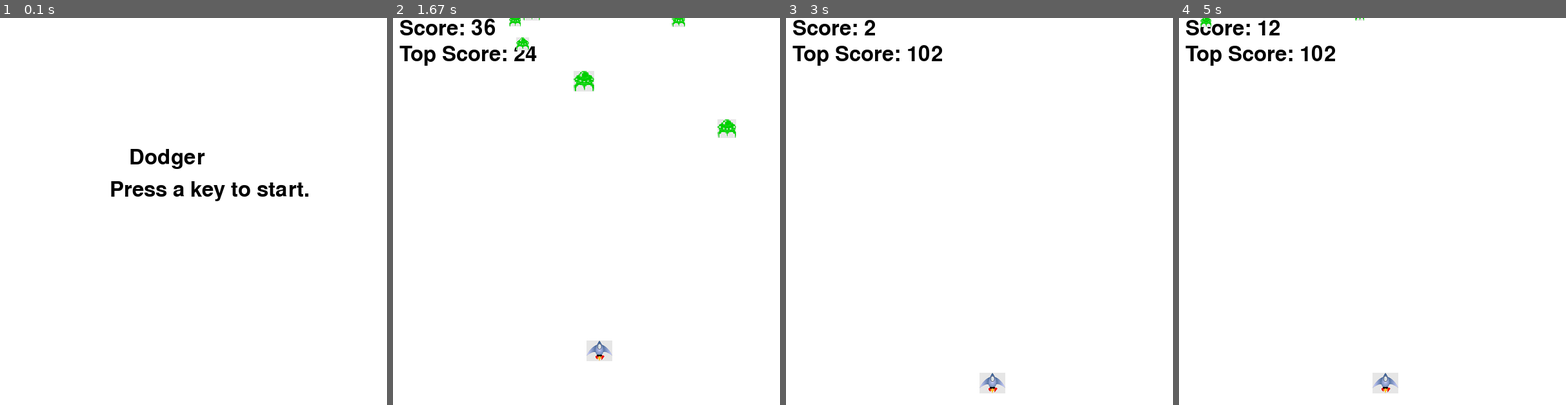
Above: before the commit, frames 1-4 (left to right).
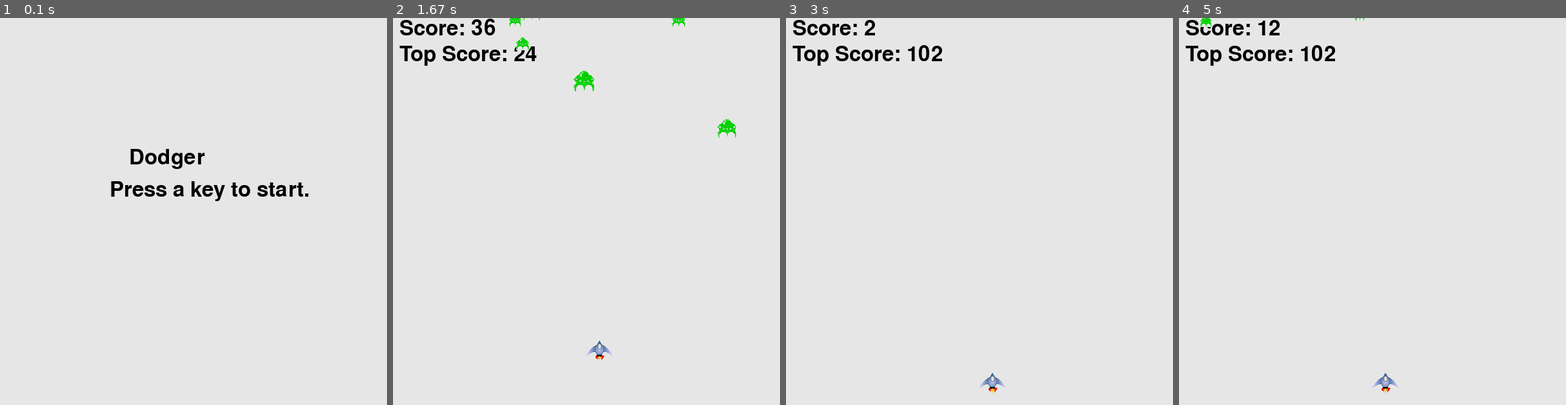
Above: after the commit, the same moments.

Repository: duochen/Python-Beginner
Game: pygame game, started from Games/Dodger/dodger.py
Same seed, same stepped clock (60 frames per second), same inputs: the game is played once before the commit and once after it.
Inputs (mouse positions are in pixels of both pictures, inside the frame that each line leads up to):
- Up to frame 1 (0.1 s): no input
- Up to frame 2 (1.67 s): tap Space at 0.33, 1.07, 1.37, 1.57 s; press the mouse at (613, 21) at 0.7 s; move the mouse to (621, 134) at 0.8 s; release the mouse at (632, 246) at 0.93 s; move the mouse to (594, 79) at 1.03 s; hold Up from 1.5 s (still down)
- Up to frame 3 (3 s): release Up at 1.8 s; hold Right 1.83-2.3 s; tap Space at 1.9, 2.2, 2.4, 2.7, 2.97 s; hold Left 2.33-2.87 s; move the mouse to (929, 346) at 2.93 s
- Up to frame 4 (5 s): hold Left 3.23-3.63 s; tap Space at 3.3, 3.6, 3.73, 4.13, 4.43, 4.8 s; hold Up 3.67-4.03 s; hold Right 4.07-4.7 s; move the mouse to (1229, 172) at 4.77 s

The runs differ from the first frame. In frame 1, 99% of the frame differs, in the area x 0-100%, y 0-100%; in frame 2, 98%; in frame 3, 99%; in frame 4, 98%.

Commit message:
check in code

Diff:
--- a/Games/Dodger/dodger.py
+++ b/Games/Dodger/dodger.py
@@ -4,13 +4,13 @@
 WINDOWWIDTH = 600
 WINDOWHEIGHT = 600
 TEXTCOLOR = (0, 0, 0)
-BACKGROUNDCOLOR = (255, 255, 255)
-FPS = 60
-BADDIEMINSIZE = 10
-BADDIEMAXSIZE = 40
-BADDIEMINSPEED = 1
-BADDIEMAXSPEED = 8
-ADDNEWBADDIERATE = 6
+BACKGROUNDCOLOR = (230, 230, 230) # (255, 255, 255)
+FPS = 60   # Number of frames per second
+ALIENMINSIZE = 10
+ALIENMAXSIZE = 40
+ALIENMINSPEED = 1
+ALIENMAXSPEED = 8
+ADDNEWALIENRATE = 6
 PLAYERMOVERATE = 5
 
 def terminate():
@@ -27,8 +27,8 @@
                     terminate()
                 return
 
-def playerHasHitBaddie(playerRect, baddies):
-    for b in baddies:
+def playerHasHitBaddie(playerRect, aliens):
+    for b in aliens:
         if playerRect.colliderect(b['rect']):
             return True
     return False
@@ -56,7 +56,7 @@
 # Set up images.
 playerImage = pygame.image.load('player.png')
 playerRect = playerImage.get_rect()
-baddieImage = pygame.image.load('baddie.png')
+alienImage = pygame.image.load('alien.png')
 
 # Show the "Start" screen.
 windowSurface.fill(BACKGROUNDCOLOR)
@@ -68,12 +68,12 @@
 topScore = 0
 while True:
     # Set up the start of the game.
-    baddies = []
+    aliens = []
     score = 0
     playerRect.topleft = (WINDOWWIDTH / 2, WINDOWHEIGHT - 50)
     moveLeft = moveRight = moveUp = moveDown = False
     reverseCheat = slowCheat = False
-    baddieAddCounter = 0
+    alienAddCounter = 0
     pygame.mixer.music.play(-1, 0.0)
 
     while True: # The game loop runs while the game part is playing.
@@ -124,18 +124,18 @@
                 # If the mouse moves, move the player where to the cursor.
                 playerRect.centerx = event.pos[0]
                 playerRect.centery = event.pos[1]
-        # Add new baddies at the top of the screen, if needed.
+        # Add new aliens at the top of the screen, if needed.
         if not reverseCheat and not slowCheat:
-            baddieAddCounter += 1
-        if baddieAddCounter == ADDNEWBADDIERATE:
-            baddieAddCounter = 0
-            baddieSize = random.randint(BADDIEMINSIZE, BADDIEMAXSIZE)
-            newBaddie = {'rect': pygame.Rect(random.randint(0, WINDOWWIDTH - baddieSize), 0 - baddieSize, baddieSize, baddieSize),
-                        'speed': random.randint(BADDIEMINSPEED, BADDIEMAXSPEED),
-                        'surface':pygame.transform.scale(baddieImage, (baddieSize, baddieSize)),
+            alienAddCounter += 1
+        if alienAddCounter == ADDNEWALIENRATE:
+            alienAddCounter = 0
+            alienSize = random.randint(ALIENMINSIZE, ALIENMAXSIZE)
+            newBaddie = {'rect': pygame.Rect(random.randint(0, WINDOWWIDTH - alienSize), 0 - alienSize, alienSize, alienSize),
+                        'speed': random.randint(ALIENMINSPEED, ALIENMAXSPEED),
+                        'surface':pygame.transform.scale(alienImage, (alienSize, alienSize)),
                         }
 
-            baddies.append(newBaddie)
+            aliens.append(newBaddie)
 
         # Move the player around.
         if moveLeft and playerRect.left > 0:
@@ -147,8 +147,8 @@
         if moveDown and playerRect.bottom < WINDOWHEIGHT:
             playerRect.move_ip(0, PLAYERMOVERATE)
 
-        # Move the baddies down.
-        for b in baddies:
+        # Move the aliens down.
+        for b in aliens:
             if not reverseCheat and not slowCheat:
                 b['rect'].move_ip(0, b['speed'])
             elif reverseCheat:
@@ -156,10 +156,10 @@
             elif slowCheat:
                 b['rect'].move_ip(0, 1)
 
-        # Delete baddies that have fallen past the bottom.
-        for b in baddies[:]:
+        # Delete aliens that have fallen past the bottom.
+        for b in aliens[:]:
             if b['rect'].top > WINDOWHEIGHT:
-                baddies.remove(b)
+                aliens.remove(b)
 
         # Draw the game world on the window.
         windowSurface.fill(BACKGROUNDCOLOR)
@@ -171,14 +171,14 @@
         # Draw the player's rectangle.
         windowSurface.blit(playerImage, playerRect)
 
-        # Draw each baddie.
-        for b in baddies:
+        # Draw each alien.
+        for b in aliens:
             windowSurface.blit(b['surface'], b['rect'])
 
         pygame.display.update()
 
-        # Check if any of the baddies have hit the player.
-        if playerHasHitBaddie(playerRect, baddies):
+        # Check if any of the aliens have hit the player.
+        if playerHasHitBaddie(playerRect, aliens):
             if score > topScore:
                 topScore = score # set new top score
             break
Renamed: Games/Dodger/baddie.png -> Games/Dodger/alien.png
Renamed: Games/Dodger/baddie2.png -> Games/Dodger/alien2.png
